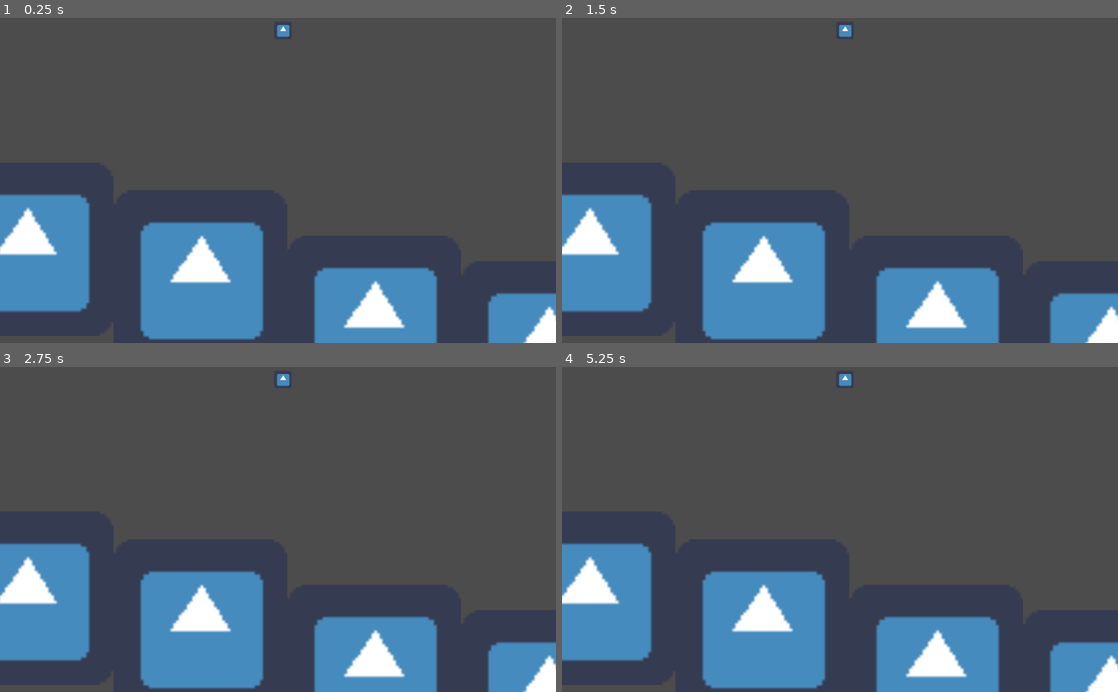
Above: before the commit, frames 1-4 (two rows, left to right).
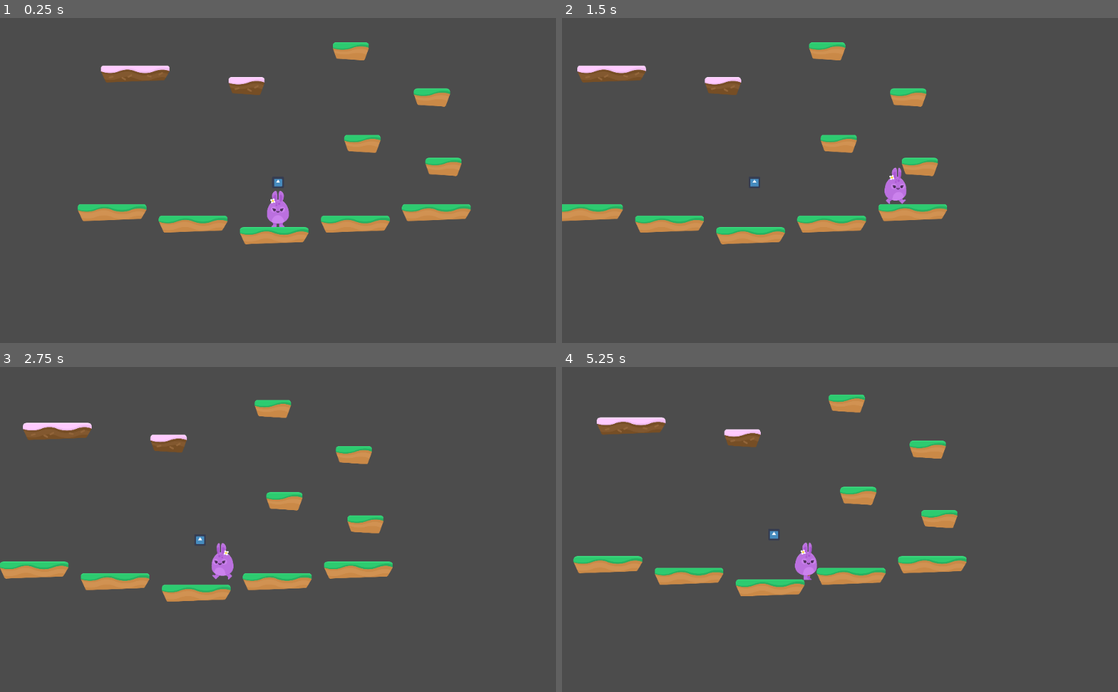
Above: after the commit, the same moments.

Repository: David-vz/Godot-Game01
Game: Godot game, scene res://Levels/Level1.tscn
Same seed, same stepped clock (60 frames per second), same inputs: the game is played once before the commit and once after it. The engine's default icon, where the game draws it, is replaced by a stand-in: a white triangle on a blue panel in a dark square.
Inputs:
- Up to frame 1 (0.25 s): no input
- Up to frame 2 (1.5 s): hold D (right) from 0.53 s (still down); tap Space (jump) at 0.77 s
- Up to frame 3 (2.75 s): tap Space (jump) at 1.52 s; release D (right) at 2.03 s; hold A (left) from 2.03 s (still down)
- Up to frame 4 (5.25 s): release A (left) at 2.78 s; hold D (right) 2.78-4.28 s; tap Space (jump) at 3.02, 3.77, 4.52 s; hold A (left) 4.28-5.03 s; hold D (right) from 5.03 s (still down)

The runs differ from the first frame. In frame 1, 26% of the frame differs, in the area x 0-100%, y 2-100%; in frame 2, 25%; in frame 3, 25%; in frame 4, 25%.

Commit message:
3.1-37: Tilemap, Camera & Collisions
Adds a basic tilemap, player camera and sets up initial collisions

Diff:
--- a/Levels/Level1.tscn
+++ b/Levels/Level1.tscn
@@ -2,78 +2,21 @@
 
 [ext_resource path="res://Player/Player.tscn" type="PackedScene" id=1]
 [ext_resource path="res://icon.png" type="Texture" id=2]
-
-[sub_resource type="RectangleShape2D" id=1]
-extents = Vector2( 32, 32 )
+[ext_resource path="res://Levels/Tileset.tres" type="TileSet" id=3]
 
 [node name="Level1" type="Node2D"]
 
 [node name="Player" parent="." instance=ExtResource( 1 )]
-position = Vector2( 532.957, 123.166 )
+position = Vector2( 530.685, 509.419 )
 
 [node name="DebugResetPoint" type="Sprite" parent="."]
-position = Vector2( 535.374, -282.312 )
+position = Vector2( 530.83, 519.73 )
 texture = ExtResource( 2 )
-
-[node name="Camera2D" type="Camera2D" parent="."]
-position = Vector2( 516.528, 271.497 )
-current = true
-zoom = Vector2( 2, 2 )
 
 [node name="Floors" type="Node" parent="."]
 
-[node name="Floor" type="StaticBody2D" parent="Floors"]
-position = Vector2( 231.068, 627.456 )
-__meta__ = {
-"_edit_group_": true
-}
-
-[node name="CollisionShape2D" type="CollisionShape2D" parent="Floors/Floor"]
-scale = Vector2( 10, 10 )
-shape = SubResource( 1 )
-
-[node name="Sprite" type="Sprite" parent="Floors/Floor"]
-scale = Vector2( 10, 10 )
-texture = ExtResource( 2 )
-
-[node name="Floor2" type="StaticBody2D" parent="Floors"]
-position = Vector2( -409.051, 524.685 )
-__meta__ = {
-"_edit_group_": true
-}
-
-[node name="CollisionShape2D" type="CollisionShape2D" parent="Floors/Floor2"]
-scale = Vector2( 10, 10 )
-shape = SubResource( 1 )
-
-[node name="Sprite" type="Sprite" parent="Floors/Floor2"]
-scale = Vector2( 10, 10 )
-texture = ExtResource( 2 )
-
-[node name="Floor3" type="StaticBody2D" parent="Floors"]
-position = Vector2( 871.187, 794.827 )
-__meta__ = {
-"_edit_group_": true
-}
-
-[node name="CollisionShape2D" type="CollisionShape2D" parent="Floors/Floor3"]
-scale = Vector2( 10, 10 )
-shape = SubResource( 1 )
-
-[node name="Sprite" type="Sprite" parent="Floors/Floor3"]
-scale = Vector2( 10, 10 )
-texture = ExtResource( 2 )
-
-[node name="Floor4" type="StaticBody2D" parent="Floors"]
-position = Vector2( 1511.31, 888.789 )
-__meta__ = {
-"_edit_group_": true
-}
-
-[node name="CollisionShape2D" type="CollisionShape2D" parent="Floors/Floor4"]
-scale = Vector2( 10, 10 )
-shape = SubResource( 1 )
-
-[node name="Sprite" type="Sprite" parent="Floors/Floor4"]
-scale = Vector2( 10, 10 )
-texture = ExtResource( 2 )
+[node name="TileMap" type="TileMap" parent="."]
+tile_set = ExtResource( 3 )
+collision_layer = 2
+format = 1
+tile_data = PoolIntArray( -262131, 3, 0, -65543, 0, 0, -65532, 1, 0, 20, 3, 0, 262158, 3, 0, 393237, 3, 0, 720887, 2, 0, 655379, 2, 0, 786430, 2, 0, 720908, 2, 0, 786437, 2, 0 )
--- /dev/null
+++ b/Levels/PlatformTiles.tscn
@@ -0,0 +1,84 @@
+[gd_scene load_steps=9 format=2]
+
+[ext_resource path="res://GFX/Environment/ground_grass.png" type="Texture" id=1]
+[ext_resource path="res://GFX/Environment/ground_sand.png" type="Texture" id=2]
+[ext_resource path="res://GFX/Environment/ground_cake_small.png" type="Texture" id=3]
+[ext_resource path="res://GFX/Environment/ground_snow_small.png" type="Texture" id=4]
+[ext_resource path="res://GFX/Environment/ground_cake.png" type="Texture" id=5]
+[ext_resource path="res://GFX/Environment/ground_sand_small.png" type="Texture" id=6]
+[ext_resource path="res://GFX/Environment/ground_grass_small.png" type="Texture" id=7]
+[ext_resource path="res://GFX/Environment/ground_snow.png" type="Texture" id=8]
+
+[node name="PlatformTiles" type="Node2D"]
+
+[node name="ground_cake" type="Sprite" parent="."]
+position = Vector2( 425.579, 56.2105 )
+texture = ExtResource( 5 )
+
+[node name="StaticBody2D" type="StaticBody2D" parent="ground_cake"]
+
+[node name="CollisionPolygon2D" type="CollisionPolygon2D" parent="ground_cake/StaticBody2D"]
+polygon = PoolVector2Array( -169.572, -47.0496, -178.83, -46.1139, -185.97, -41.1958, -189.985, -32.3026, -189.873, -14.4411, -165.372, 40.0253, -162.673, 44.5232, -158.046, 46.7079, 34.4588, 39.7516, 149.869, 35.5274, 158.351, 35.0133, 161.82, 31.929, 190.06, -14.5162, 190.022, -32.115, 186.623, -40.4233, 180.198, -45.4353, 173.999, -47.0121 )
+
+[node name="ground_cake_small" type="Sprite" parent="."]
+position = Vector2( 476.105, 158.316 )
+texture = ExtResource( 3 )
+
+[node name="StaticBody2D" type="StaticBody2D" parent="ground_cake_small"]
+
+[node name="CollisionPolygon2D" type="CollisionPolygon2D" parent="ground_cake_small/StaticBody2D"]
+polygon = PoolVector2Array( -78.1693, -49.9113, -83.4147, -49.8771, -86.5482, -49.5637, -90.058, -48.2477, -93.628, -46.106, -97.2651, -41.5417, -99.3358, -35.8795, -99.6468, -18.165, -81.4988, 33.566, -77.8994, 39.3681, -68.4183, 41.1764, 67.8133, 49.8343, 71.3856, 49.709, 74.8953, 48.0168, 78.5587, 42.1277, 100.403, -18.6037, 100.439, -34.2147, 98.7733, -40.351, 95.6822, -44.9169, 92.694, -47.2449, 89.0591, -48.9371, 85.7374, -49.7518, 80.4613, -49.9113 )
+
+[node name="ground_grass" type="Sprite" parent="."]
+position = Vector2( 410.842, 264.632 )
+texture = ExtResource( 1 )
+
+[node name="StaticBody2D2" type="StaticBody2D" parent="ground_grass"]
+
+[node name="CollisionPolygon2D" type="CollisionPolygon2D" parent="ground_grass/StaticBody2D2"]
+polygon = PoolVector2Array( -169.572, -47.0496, -178.83, -46.1139, -185.97, -41.1958, -189.985, -32.3026, -189.873, -14.4411, -165.372, 40.0253, -162.673, 44.5232, -158.046, 46.7079, 34.4588, 39.7516, 149.869, 35.5274, 158.351, 35.0133, 161.82, 31.929, 190.06, -14.5162, 190.022, -32.115, 186.623, -40.4233, 180.198, -45.4353, 173.999, -47.0121 )
+
+[node name="ground_grass_small" type="Sprite" parent="."]
+position = Vector2( 479.263, 365.684 )
+texture = ExtResource( 7 )
+
+[node name="StaticBody2D2" type="StaticBody2D" parent="ground_grass_small"]
+
+[node name="CollisionPolygon2D" type="CollisionPolygon2D" parent="ground_grass_small/StaticBody2D2"]
+polygon = PoolVector2Array( -78.1693, -49.9113, -83.4147, -49.8771, -86.5482, -49.5637, -90.058, -48.2477, -93.628, -46.106, -97.2651, -41.5417, -99.3358, -35.8795, -99.6468, -18.165, -81.4988, 33.566, -77.8994, 39.3681, -68.4183, 41.1764, 67.8133, 49.8343, 71.3856, 49.709, 74.8953, 48.0168, 78.5587, 42.1277, 100.403, -18.6037, 100.439, -34.2147, 98.7733, -40.351, 95.6822, -44.9169, 92.694, -47.2449, 89.0591, -48.9371, 85.7374, -49.7518, 80.4613, -49.9113 )
+
+[node name="ground_sand" type="Sprite" parent="."]
+position = Vector2( 818.211, 261.474 )
+texture = ExtResource( 2 )
+
+[node name="StaticBody2D3" type="StaticBody2D" parent="ground_sand"]
+
+[node name="CollisionPolygon2D" type="CollisionPolygon2D" parent="ground_sand/StaticBody2D3"]
+polygon = PoolVector2Array( -169.572, -47.0496, -178.83, -46.1139, -185.97, -41.1958, -189.985, -32.3026, -189.873, -14.4411, -165.372, 40.0253, -162.673, 44.5232, -158.046, 46.7079, 34.4588, 39.7516, 149.869, 35.5274, 158.351, 35.0133, 161.82, 31.929, 190.06, -14.5162, 190.022, -32.115, 186.623, -40.4233, 180.198, -45.4353, 173.999, -47.0121 )
+
+[node name="ground_sand_small" type="Sprite" parent="."]
+position = Vector2( 915.053, 364.632 )
+texture = ExtResource( 6 )
+
+[node name="StaticBody2D3" type="StaticBody2D" parent="ground_sand_small"]
+
+[node name="CollisionPolygon2D" type="CollisionPolygon2D" parent="ground_sand_small/StaticBody2D3"]
+polygon = PoolVector2Array( -78.1693, -49.9113, -83.4147, -49.8771, -86.5482, -49.5637, -90.058, -48.2477, -93.628, -46.106, -97.2651, -41.5417, -99.3358, -35.8795, -99.6468, -18.165, -81.4988, 33.566, -77.8994, 39.3681, -68.4183, 41.1764, 67.8133, 49.8343, 71.3856, 49.709, 74.8953, 48.0168, 78.5587, 42.1277, 100.403, -18.6037, 100.439, -34.2147, 98.7733, -40.351, 95.6822, -44.9169, 92.694, -47.2449, 89.0591, -48.9371, 85.7374, -49.7518, 80.4613, -49.9113 )
+
+[node name="ground_snow" type="Sprite" parent="."]
+position = Vector2( 831.895, 52 )
+texture = ExtResource( 8 )
+
+[node name="StaticBody2D4" type="StaticBody2D" parent="ground_snow"]
+
+[node name="CollisionPolygon2D" type="CollisionPolygon2D" parent="ground_snow/StaticBody2D4"]
+polygon = PoolVector2Array( -169.572, -47.0496, -178.83, -46.1139, -185.97, -41.1958, -189.985, -32.3026, -189.873, -14.4411, -165.372, 40.0253, -162.673, 44.5232, -158.046, 46.7079, 34.4588, 39.7516, 149.869, 35.5274, 158.351, 35.0133, 161.82, 31.929, 190.06, -14.5162, 190.022, -32.115, 186.623, -40.4233, 180.198, -45.4353, 173.999, -47.0121 )
+
+[node name="ground_snow_small" type="Sprite" parent="."]
+position = Vector2( 912.947, 155.158 )
+texture = ExtResource( 4 )
+
+[node name="StaticBody2D4" type="StaticBody2D" parent="ground_snow_small"]
+
+[node name="CollisionPolygon2D" type="CollisionPolygon2D" parent="ground_snow_small/StaticBody2D4"]
+polygon = PoolVector2Array( -78.1693, -49.9113, -83.4147, -49.8771, -86.5482, -49.5637, -90.058, -48.2477, -93.628, -46.106, -97.2651, -41.5417, -99.3358, -35.8795, -99.6468, -18.165, -81.4988, 33.566, -77.8994, 39.3681, -68.4183, 41.1764, 67.8133, 49.8343, 71.3856, 49.709, 74.8953, 48.0168, 78.5587, 42.1277, 100.403, -18.6037, 100.439, -34.2147, 98.7733, -40.351, 95.6822, -44.9169, 92.694, -47.2449, 89.0591, -48.9371, 85.7374, -49.7518, 80.4613, -49.9113 )
--- /dev/null
+++ b/Levels/Tileset.tres
@@ -0,0 +1,204 @@
+[gd_resource type="TileSet" load_steps=17 format=2]
+
+[ext_resource path="res://GFX/Environment/ground_grass.png" type="Texture" id=1]
+[ext_resource path="res://GFX/Environment/ground_sand.png" type="Texture" id=2]
+[ext_resource path="res://GFX/Environment/ground_cake_small.png" type="Texture" id=3]
+[ext_resource path="res://GFX/Environment/ground_snow_small.png" type="Texture" id=4]
+[ext_resource path="res://GFX/Environment/ground_cake.png" type="Texture" id=5]
+[ext_resource path="res://GFX/Environment/ground_sand_small.png" type="Texture" id=6]
+[ext_resource path="res://GFX/Environment/ground_grass_small.png" type="Texture" id=7]
+[ext_resource path="res://GFX/Environment/ground_snow.png" type="Texture" id=8]
+
+[sub_resource type="ConvexPolygonShape2D" id=1]
+points = PoolVector2Array( 173.999, -47.0121, 180.198, -45.4353, 186.623, -40.4233, 190.022, -32.115, 190.06, -14.5162, 161.82, 31.929, 158.351, 35.0133, 149.869, 35.5274, 34.4588, 39.7516, -158.046, 46.7079, -162.673, 44.5232, -165.372, 40.0253, -189.873, -14.4411, -189.985, -32.3026, -185.97, -41.1958, -178.83, -46.1139, -169.572, -47.0496 )
+
+[sub_resource type="ConvexPolygonShape2D" id=2]
+points = PoolVector2Array( 80.4613, -49.9113, 85.7374, -49.7518, 89.0591, -48.9371, 92.694, -47.2449, 95.6822, -44.9169, 98.7733, -40.351, 100.439, -34.2147, 100.403, -18.6037, 78.5587, 42.1277, 74.8953, 48.0168, 71.3856, 49.709, 67.8133, 49.8343, -68.4183, 41.1764, -77.8994, 39.3681, -81.4988, 33.566, -99.6468, -18.165, -99.3358, -35.8795, -97.2651, -41.5417, -93.628, -46.106, -90.058, -48.2477, -86.5482, -49.5637, -83.4147, -49.8771, -78.1693, -49.9113 )
+
+[sub_resource type="ConvexPolygonShape2D" id=3]
+points = PoolVector2Array( 173.999, -47.0121, 180.198, -45.4353, 186.623, -40.4233, 190.022, -32.115, 190.06, -14.5162, 161.82, 31.929, 158.351, 35.0133, 149.869, 35.5274, 34.4588, 39.7516, -158.046, 46.7079, -162.673, 44.5232, -165.372, 40.0253, -189.873, -14.4411, -189.985, -32.3026, -185.97, -41.1958, -178.83, -46.1139, -169.572, -47.0496 )
+
+[sub_resource type="ConvexPolygonShape2D" id=4]
+points = PoolVector2Array( 80.4613, -49.9113, 85.7374, -49.7518, 89.0591, -48.9371, 92.694, -47.2449, 95.6822, -44.9169, 98.7733, -40.351, 100.439, -34.2147, 100.403, -18.6037, 78.5587, 42.1277, 74.8953, 48.0168, 71.3856, 49.709, 67.8133, 49.8343, -68.4183, 41.1764, -77.8994, 39.3681, -81.4988, 33.566, -99.6468, -18.165, -99.3358, -35.8795, -97.2651, -41.5417, -93.628, -46.106, -90.058, -48.2477, -86.5482, -49.5637, -83.4147, -49.8771, -78.1693, -49.9113 )
+
+[sub_resource type="ConvexPolygonShape2D" id=5]
+points = PoolVector2Array( 173.999, -47.0121, 180.198, -45.4353, 186.623, -40.4233, 190.022, -32.115, 190.06, -14.5162, 161.82, 31.929, 158.351, 35.0133, 149.869, 35.5274, 34.4588, 39.7516, -158.046, 46.7079, -162.673, 44.5232, -165.372, 40.0253, -189.873, -14.4411, -189.985, -32.3026, -185.97, -41.1958, -178.83, -46.1139, -169.572, -47.0496 )
+
+[sub_resource type="ConvexPolygonShape2D" id=6]
+points = PoolVector2Array( 80.4613, -49.9113, 85.7374, -49.7518, 89.0591, -48.9371, 92.694, -47.2449, 95.6822, -44.9169, 98.7733, -40.351, 100.439, -34.2147, 100.403, -18.6037, 78.5587, 42.1277, 74.8953, 48.0168, 71.3856, 49.709, 67.8133, 49.8343, -68.4183, 41.1764, -77.8994, 39.3681, -81.4988, 33.566, -99.6468, -18.165, -99.3358, -35.8795, -97.2651, -41.5417, -93.628, -46.106, -90.058, -48.2477, -86.5482, -49.5637, -83.4147, -49.8771, -78.1693, -49.9113 )
+
+[sub_resource type="ConvexPolygonShape2D" id=7]
+points = PoolVector2Array( 173.999, -47.0121, 180.198, -45.4353, 186.623, -40.4233, 190.022, -32.115, 190.06, -14.5162, 161.82, 31.929, 158.351, 35.0133, 149.869, 35.5274, 34.4588, 39.7516, -158.046, 46.7079, -162.673, 44.5232, -165.372, 40.0253, -189.873, -14.4411, -189.985, -32.3026, -185.97, -41.1958, -178.83, -46.1139, -169.572, -47.0496 )
+
+[sub_resource type="ConvexPolygonShape2D" id=8]
+points = PoolVector2Array( 80.4613, -49.9113, 85.7374, -49.7518, 89.0591, -48.9371, 92.694, -47.2449, 95.6822, -44.9169, 98.7733, -40.351, 100.439, -34.2147, 100.403, -18.6037, 78.5587, 42.1277, 74.8953, 48.0168, 71.3856, 49.709, 67.8133, 49.8343, -68.4183, 41.1764, -77.8994, 39.3681, -81.4988, 33.566, -99.6468, -18.165, -99.3358, -35.8795, -97.2651, -41.5417, -93.628, -46.106, -90.058, -48.2477, -86.5482, -49.5637, -83.4147, -49.8771, -78.1693, -49.9113 )
+
+[resource]
+0/name = "ground_cake"
+0/texture = ExtResource( 5 )
+0/tex_offset = Vector2( 0, 0 )
+0/modulate = Color( 1, 1, 1, 1 )
+0/region = Rect2( 0, 0, 380, 94 )
+0/tile_mode = 0
+0/occluder_offset = Vector2( 190, 47 )
+0/navigation_offset = Vector2( 190, 47 )
+0/shape_offset = Vector2( 190, 47 )
+0/shape_transform = Transform2D( 1, 0, 0, 1, 190, 47 )
+0/shape = SubResource( 1 )
+0/shape_one_way = false
+0/shape_one_way_margin = 1.0
+0/shapes = [ {
+"autotile_coord": Vector2( 0, 0 ),
+"one_way": false,
+"one_way_margin": 1.0,
+"shape": SubResource( 1 ),
+"shape_transform": Transform2D( 1, 0, 0, 1, 190, 47 )
+} ]
+0/z_index = 0
+1/name = "ground_cake_small"
+1/texture = ExtResource( 3 )
+1/tex_offset = Vector2( 0, 0 )
+1/modulate = Color( 1, 1, 1, 1 )
+1/region = Rect2( 0, 0, 201, 100 )
+1/tile_mode = 0
+1/occluder_offset = Vector2( 100.5, 50 )
+1/navigation_offset = Vector2( 100.5, 50 )
+1/shape_offset = Vector2( 100.5, 50 )
+1/shape_transform = Transform2D( 1, 0, 0, 1, 100.5, 50 )
+1/shape = SubResource( 2 )
+1/shape_one_way = false
+1/shape_one_way_margin = 1.0
+1/shapes = [ {
+"autotile_coord": Vector2( 0, 0 ),
+"one_way": false,
+"one_way_margin": 1.0,
+"shape": SubResource( 2 ),
+"shape_transform": Transform2D( 1, 0, 0, 1, 100.5, 50 )
+} ]
+1/z_index = 0
+2/name = "ground_grass"
+2/texture = ExtResource( 1 )
+2/tex_offset = Vector2( 0, 0 )
+2/modulate = Color( 1, 1, 1, 1 )
+2/region = Rect2( 0, 0, 380, 94 )
+2/tile_mode = 0
+2/occluder_offset = Vector2( 190, 47 )
+2/navigation_offset = Vector2( 190, 47 )
+2/shape_offset = Vector2( 190, 47 )
+2/shape_transform = Transform2D( 1, 0, 0, 1, 190, 47 )
+2/shape = SubResource( 3 )
+2/shape_one_way = false
+2/shape_one_way_margin = 1.0
+2/shapes = [ {
+"autotile_coord": Vector2( 0, 0 ),
+"one_way": false,
+"one_way_margin": 1.0,
+"shape": SubResource( 3 ),
+"shape_transform": Transform2D( 1, 0, 0, 1, 190, 47 )
+} ]
+2/z_index = 0
+3/name = "ground_grass_small"
+3/texture = ExtResource( 7 )
+3/tex_offset = Vector2( 0, 0 )
+3/modulate = Color( 1, 1, 1, 1 )
+3/region = Rect2( 0, 0, 201, 100 )
+3/tile_mode = 0
+3/occluder_offset = Vector2( 100.5, 50 )
+3/navigation_offset = Vector2( 100.5, 50 )
+3/shape_offset = Vector2( 100.5, 50 )
+3/shape_transform = Transform2D( 1, 0, 0, 1, 100.5, 50 )
+3/shape = SubResource( 4 )
+3/shape_one_way = false
+3/shape_one_way_margin = 1.0
+3/shapes = [ {
+"autotile_coord": Vector2( 0, 0 ),
+"one_way": false,
+"one_way_margin": 1.0,
+"shape": SubResource( 4 ),
+"shape_transform": Transform2D( 1, 0, 0, 1, 100.5, 50 )
+} ]
+3/z_index = 0
+4/name = "ground_sand"
+4/texture = ExtResource( 2 )
+4/tex_offset = Vector2( 0, 0 )
+4/modulate = Color( 1, 1, 1, 1 )
+4/region = Rect2( 0, 0, 380, 94 )
+4/tile_mode = 0
+4/occluder_offset = Vector2( 190, 47 )
+4/navigation_offset = Vector2( 190, 47 )
+4/shape_offset = Vector2( 190, 47 )
+4/shape_transform = Transform2D( 1, 0, 0, 1, 190, 47 )
+4/shape = SubResource( 5 )
+4/shape_one_way = false
+4/shape_one_way_margin = 1.0
+4/shapes = [ {
+"autotile_coord": Vector2( 0, 0 ),
+"one_way": false,
+"one_way_margin": 1.0,
+"shape": SubResource( 5 ),
+"shape_transform": Transform2D( 1, 0, 0, 1, 190, 47 )
+} ]
+4/z_index = 0
+5/name = "ground_sand_small"
+5/texture = ExtResource( 6 )
+5/tex_offset = Vector2( 0, 0 )
+5/modulate = Color( 1, 1, 1, 1 )
+5/region = Rect2( 0, 0, 201, 100 )
+5/tile_mode = 0
+5/occluder_offset = Vector2( 100.5, 50 )
+5/navigation_offset = Vector2( 100.5, 50 )
+5/shape_offset = Vector2( 100.5, 50 )
+5/shape_transform = Transform2D( 1, 0, 0, 1, 100.5, 50 )
+5/shape = SubResource( 6 )
+5/shape_one_way = false
+5/shape_one_way_margin = 1.0
+5/shapes = [ {
+"autotile_coord": Vector2( 0, 0 ),
+"one_way": false,
+"one_way_margin": 1.0,
+"shape": SubResource( 6 ),
+"shape_transform": Transform2D( 1, 0, 0, 1, 100.5, 50 )
+} ]
+5/z_index = 0
+6/name = "ground_snow"
+6/texture = ExtResource( 8 )
+6/tex_offset = Vector2( 0, 0 )
+6/modulate = Color( 1, 1, 1, 1 )
+6/region = Rect2( 0, 0, 380, 94 )
+6/tile_mode = 0
+6/occluder_offset = Vector2( 190, 47 )
+6/navigation_offset = Vector2( 190, 47 )
+6/shape_offset = Vector2( 190, 47 )
+6/shape_transform = Transform2D( 1, 0, 0, 1, 190, 47 )
+6/shape = SubResource( 7 )
+6/shape_one_way = false
+6/shape_one_way_margin = 1.0
+6/shapes = [ {
+"autotile_coord": Vector2( 0, 0 ),
+"one_way": false,
+"one_way_margin": 1.0,
+"shape": SubResource( 7 ),
+"shape_transform": Transform2D( 1, 0, 0, 1, 190, 47 )
+} ]
+6/z_index = 0
+7/name = "ground_snow_small"
+7/texture = ExtResource( 4 )
+7/tex_offset = Vector2( 0, 0 )
+7/modulate = Color( 1, 1, 1, 1 )
+7/region = Rect2( 0, 0, 201, 100 )
+7/tile_mode = 0
+7/occluder_offset = Vector2( 100.5, 50 )
+7/navigation_offset = Vector2( 100.5, 50 )
+7/shape_offset = Vector2( 100.5, 50 )
+7/shape_transform = Transform2D( 1, 0, 0, 1, 100.5, 50 )
+7/shape = SubResource( 8 )
+7/shape_one_way = false
+7/shape_one_way_margin = 1.0
+7/shapes = [ {
+"autotile_coord": Vector2( 0, 0 ),
+"one_way": false,
+"one_way_margin": 1.0,
+"shape": SubResource( 8 ),
+"shape_transform": Transform2D( 1, 0, 0, 1, 100.5, 50 )
+} ]
+7/z_index = 0
--- a/Player/Player.gd
+++ b/Player/Player.gd
@@ -10,9 +10,9 @@
 # Godot doesn't know what 'up' is. This determines if something is a floor etc..
 const UP = Vector2(0,-1)
 
-const SPEED = 1000
-const GRAVITY = 50
-const JUMP_SPEED = 1000
+const SPEED = 1300
+const GRAVITY = 100
+const JUMP_SPEED = 1700
 
 signal animate
 
--- a/Player/Player.tscn
+++ b/Player/Player.tscn
@@ -1,5 +1,6 @@
-[gd_scene load_steps=3 format=2]
+[gd_scene load_steps=4 format=2]
 
+[ext_resource path="res://Player/PlayerAnimation.tscn" type="PackedScene" id=1]
 [ext_resource path="res://Player/Player.gd" type="Script" id=2]
 
 [sub_resource type="CapsuleShape2D" id=1]
@@ -8,6 +9,7 @@
 
 [node name="Player" type="KinematicBody2D"]
 position = Vector2( 541.549, 264.931 )
+collision_mask = 2
 script = ExtResource( 2 )
 __meta__ = {
 "_edit_group_": true
@@ -16,3 +18,14 @@
 [node name="CollisionShape2D" type="CollisionShape2D" parent="."]
 position = Vector2( 0.263535, -0.469666 )
 shape = SubResource( 1 )
+
+[node name="PlayerAnimation" parent="." instance=ExtResource( 1 )]
+
+[node name="Camera2D" type="Camera2D" parent="."]
+current = true
+zoom = Vector2( 3, 3 )
+limit_smoothed = true
+drag_margin_h_enabled = true
+drag_margin_v_enabled = true
+smoothing_speed = 4.0
+[connection signal="animate" from="." to="PlayerAnimation" method="_on_Player_animate"]
--- a/project.godot
+++ b/project.godot
@@ -54,6 +54,11 @@
  ]
 }
 
+[layer_names]
+
+2d_physics/layer_1="Player"
+2d_physics/layer_2="Terrain"
+
 [rendering]
 
 environment/default_environment="res://default_env.tres"
